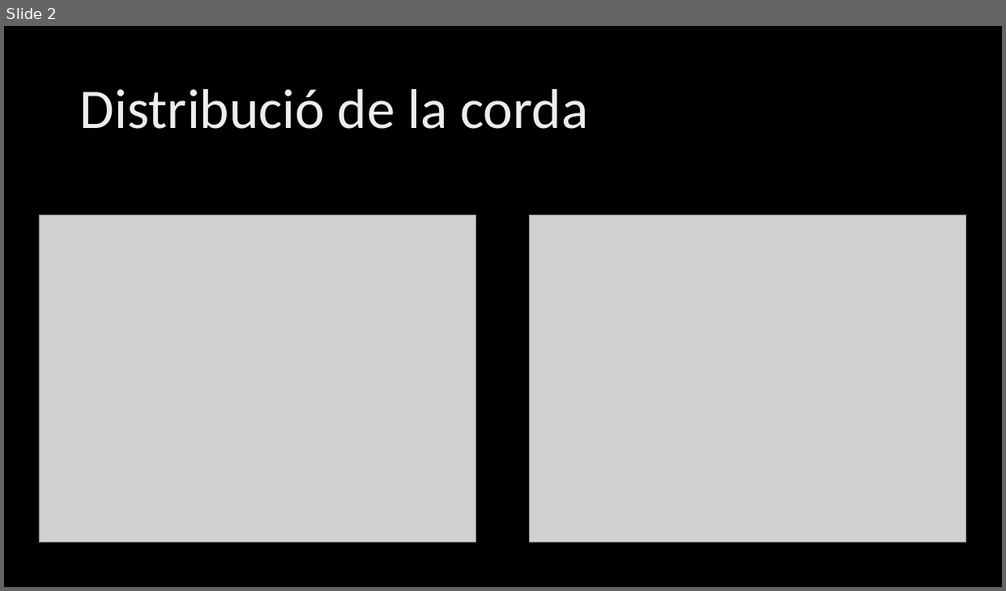
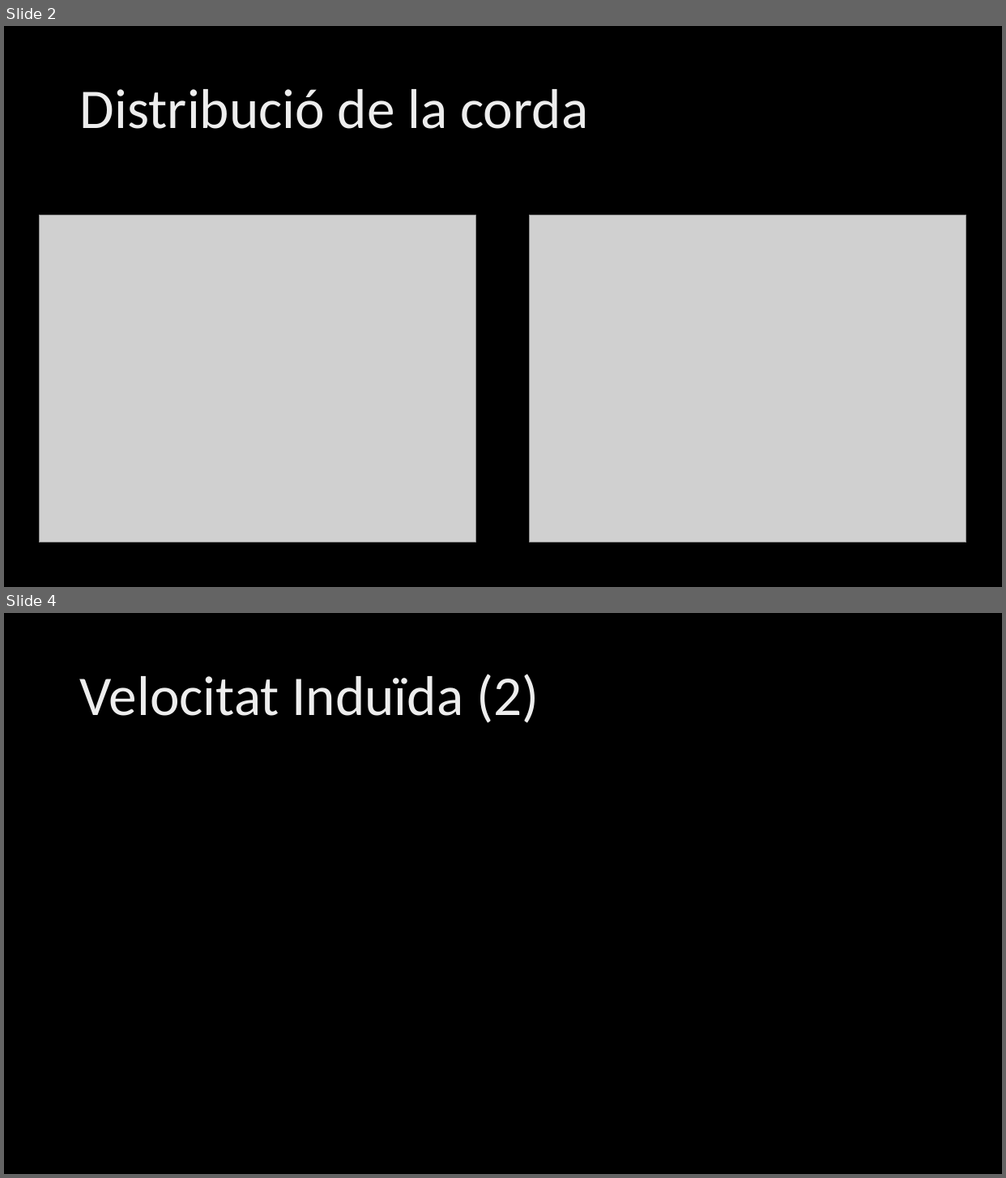
Before and after one commit to laurapla/Helicopter-BEM, a slide deck: Projecte Helicòpters.pptx. Shown one above the other, each under a label of ours: slide 2 before the commit, slides 2 and 4 after it; the slides between them are not shown. The pictures are 1006x591 and 1006x1178 pixels, drawn with LibreOffice and Linux fonts; fonts in the diff are those of the drawing; grey boxes stand for pictures; background and template pictures are left out. Boxes give left, top, right and bottom in pixels: in the first picture for what was removed or moved away, otherwise in the second. Text is boxed around its words. In the diff, an @@ line names an element or a change of style, - is before the commit and + after.

```diff
--- a/Projecte Helicòpters.pptx
+++ b/Projecte Helicòpters.pptx
@@ slide 4 added at (4,613,1002,1174), background picture (left out) @@
@@ title added at (80,674,539,723), 54 pt, text gradient #BFBFBF to #EDEDED to #FFFFFF @@
+Velocitat Induïda (2)
```
Also in this commit, not shown: 4 slides changed, 2 other slides added.
